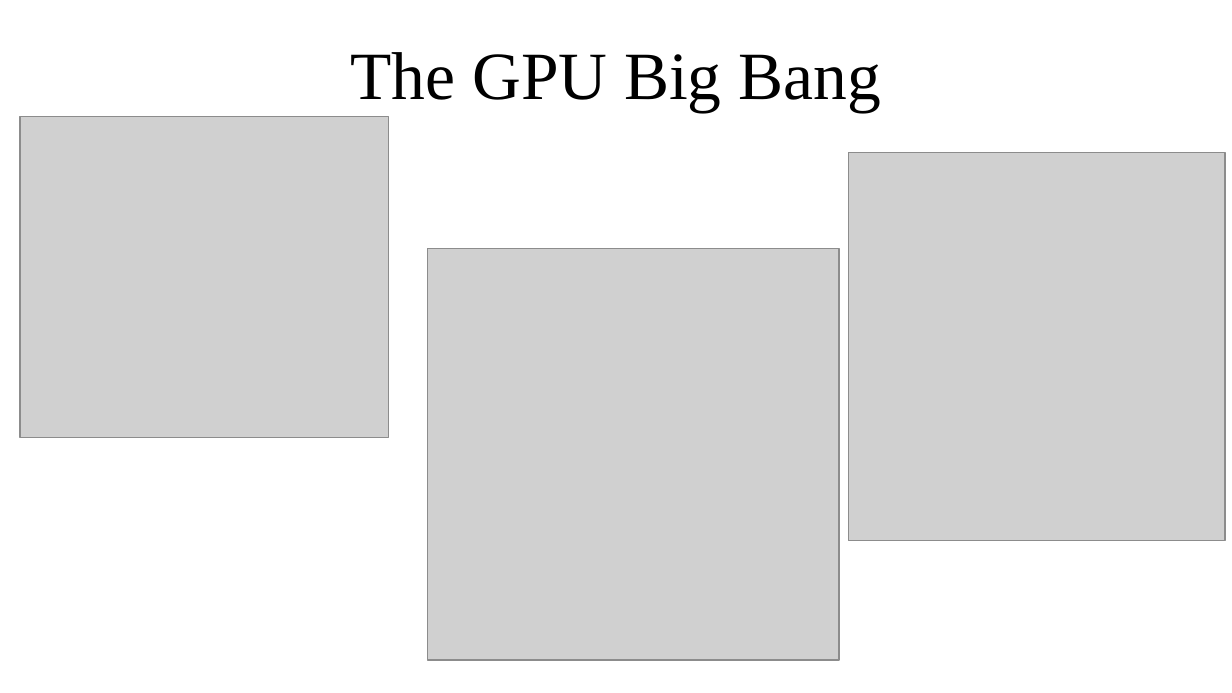
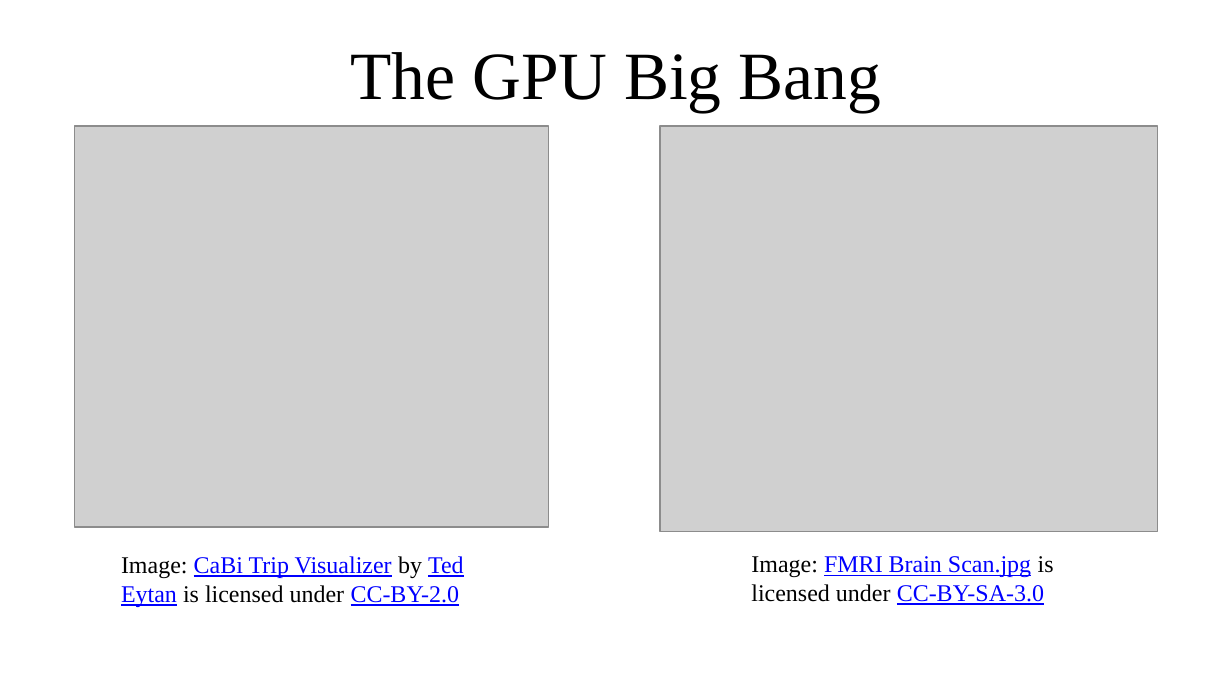
Before and after one commit to shodor-education/petascale-semester-curriculum, a slide deck: slide 6 of units/8/lessons/2/resources/petascale-lesson-8.2-slides.pptx. Drawn at 1232x693 pixels with LibreOffice and Linux fonts; fonts in the diff are those of the drawing; grey boxes stand for pictures. Boxes give left, top, right and bottom in pixels: in the first picture for what was removed or moved away, otherwise in the second. Text is boxed around its words. In the diff, an @@ line names an element or a change of style, - is before the commit and + after.

Commit message:
8.2 review

```diff
--- a/units/8/lessons/2/resources/petascale-lesson-8.2-slides.pptx
+++ b/units/8/lessons/2/resources/petascale-lesson-8.2-slides.pptx
@@ picture removed at (20,117,388,437) @@
@@ picture added at (75,126,549,527) @@
@@ picture: place and size @@
-picture at (849,153,1226,541)
+picture at (660,126,1158,531)
@@ picture removed at (428,249,839,660) @@
@@ text added at (121,556,464,607), 14 pt, text #0000FF, underline @@
+Image: CaBi Trip Visualizer by Ted Eytan is licensed under CC-BY-2.0
@@ text added at (751,556,1054,605), 14 pt, text #0000FF, underline @@
+Image: FMRI Brain Scan.jpg is licensed under CC-BY-SA-3.0
```
